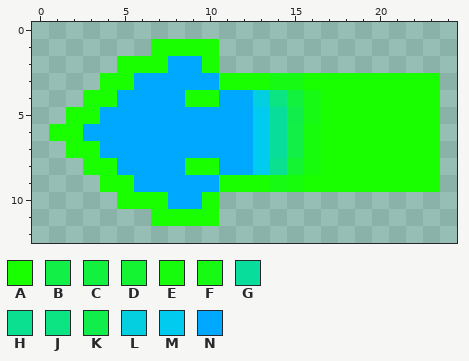
One commit to this pixel-art sprite: UndyneFight-Ex/Content/Sprites/bullet/rot_blue0.png. That is the earlier state.
The file is 25x13 pixels. Colours within 5 levels of each other are drawn and written as one.
Palette (. is transparent): A #19ff00  B #12ef46  C #12f13e  D #14f432  E #17fc0c  F #17fa14  G #09dd9c  H #0ae090  J #0ce382  K #11ee4c  L #03cfe1  M #01ccf0  N #00a8ff
Pixels before, first column x 1:
 1 ......AAAA.............
 2 ....AAANNA.............
 3 ...AANNNNNAAAFFAAAAAAAA
 4 ..AANNNNAANNLJCFAAAAAAA
 5 .AANNNNNNNNNMGKFAAAAAAA
 6 AANNNNNNNNNNMGBEAAAAAAA
 7 .AANNNNNNNNNMGBEAAAAAAA
 8 ..AANNNNAANNMHDEAAAAAAA
 9 ...AANNNNNAAAFEAAAAAAAA
10 ....AAANNA.............
11 ......AAAA.............
New version:
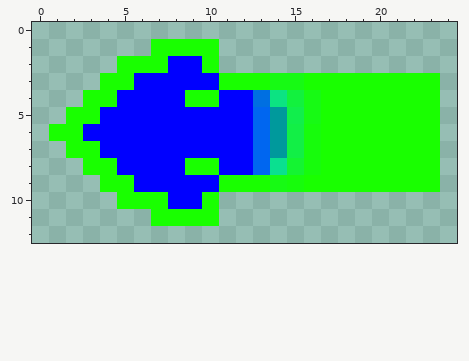
From old to new:
Colour G changes from #09dd9c to #00999c.
Colour L changes from #03cfe1 to #006fe1.
Colour M changes from #01ccf0 to #0066f0.
Colour N changes from #00a8ff to #0000ff.
Changed places in both pictures, as pixel boxes (x1, y1, x2, y2):
changed: (83, 56, 287, 209)
